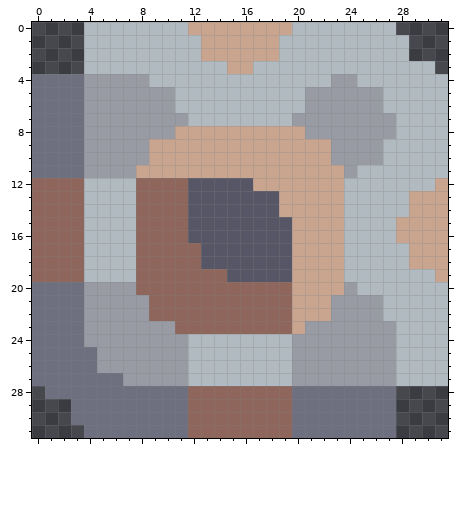
One commit to this pixel-art sprite: core/assets-raw/sprites/blocks/liquid/mechanical-pump.png. Above is the file before it was changed.
The file is 32x32 pixels.
Once edited:
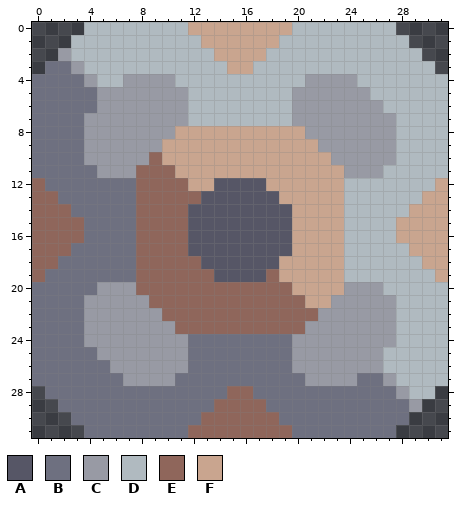
Palette (. is transparent): A #565666  B #6e7080  C #989aa4  D #b0bac0  E #8f665b  F #c9a58f
Change:
Changed rows in their new state; - is an unchanged pixel.
first column x 1:
 1 --D---------------------------
 2 -CD---------D----D----------D-
 3 BBC---------------------------
 4 ----DD--CC----------CC--------
 5 ---B------C--------C-----D----
 6 ---B------C--------C----------
 9 --------C------------C----C---
10 --------E-----------------C---
11 ---B---EEE--------------CC----
12 BBBBBBB----FF---A-------------
13 -BBBBBB----E----------------D-
14 --BBBBB-----------A-----------
15 ---BBBB-----------------------
16 ---BBBB-----------------------
17 --BBBBB----A------------------
18 -BBBBBB-----------F---------D-
19 BBBBBBB------A---EF-----------
20 ---B--------------------CC----
21 -------------------E------C---
22 --------C----------EEC----C---
23 -------------------E----------
24 -----------BBBBBBBB-----------
25 -----------BBBBBBBB-------D---
26 ----B------BBBBBBBB-------D---
27 ----------BBBBBBBBBB----BB----
28 -----------BBB--BBB--------CDD
29 -B---------BB----BB--------BC-
30 -----------B------B--------B--
Where, in picture pixels (left, top, right, bottom), the same in both pictures:
changed: (45, 35, 435, 425)
